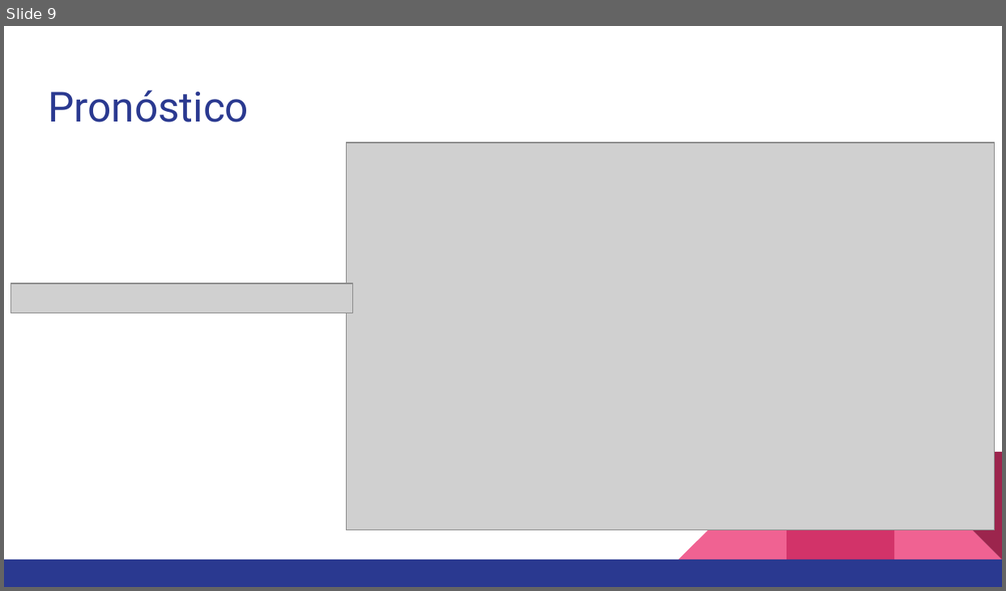
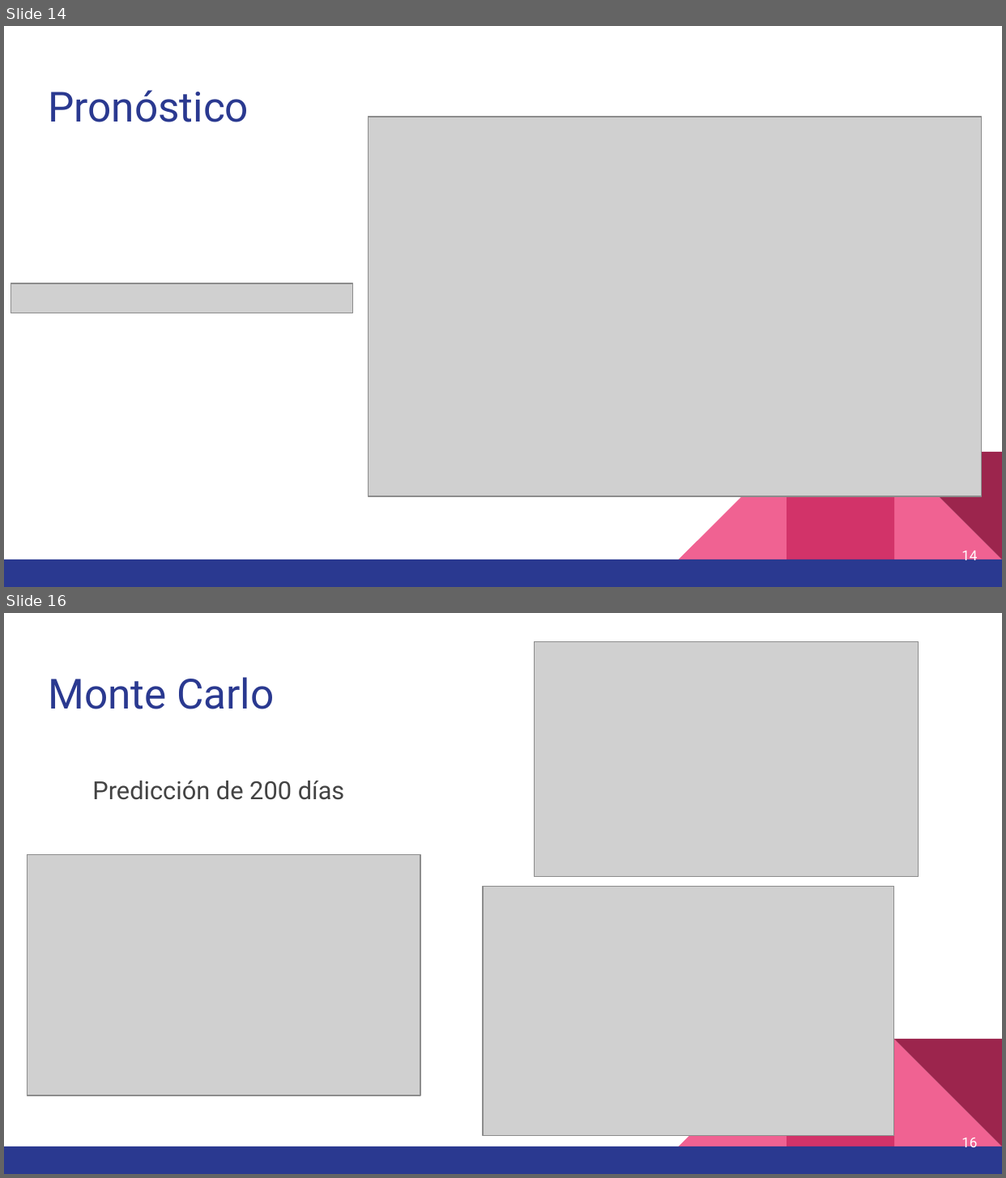
Before and after one commit to OscarAnCorzo/SimulacionMercadoAgricola, a slide deck: ProyFinalSimulation.pptx. Shown one above the other, each under a label of ours: slide 9 before the commit, slides 14 and 16 after it; the slides between them are not shown. The pictures are 1006x591 and 1006x1178 pixels, drawn with LibreOffice and Linux fonts; fonts in the diff are those of the drawing; grey boxes stand for pictures. Boxes give left, top, right and bottom in pixels: in the first picture for what was removed or moved away, otherwise in the second. Text is boxed around its words. In the diff, an @@ line names an element or a change of style, - is before the commit and + after.

Commit message:
agregacion de monte carlo

```diff
--- a/ProyFinalSimulation.pptx
+++ b/ProyFinalSimulation.pptx
@@ slide 16 added at <box>4,613,1002,1174</box>, background #FFFFFF; not listed: 5 template elements that a slide beside it also shows @@
@@ picture added at <box>534,642,918,877</box> @@
@@ title added at <box>48,677,274,709</box>, 30 pt, text #2A3990 @@
+Monte Carlo
@@ text added at <box>92,781,345,800</box>, 18 pt, text #434343 @@
+Predicción de 200 días
@@ picture added at <box>27,854,420,1095</box> @@
@@ picture added at <box>483,887,894,1137</box> @@
@@ page number added at <box>961,1138,977,1152</box>, 10 pt, text #FFFFFF @@
+16
@@ what was slide 9 is now slide 14 @@
@@ slide 14 changed as well @@
@@ picture: place and size @@
-picture at <box>347,143,995,531</box>
+picture at <box>368,117,982,497</box>
@@ page number added at <box>961,551,977,565</box>, 10 pt, text #FFFFFF @@
+14
```
Also in this commit, not shown: 15 other slides changed, 1 other slide added, 2 other files.
